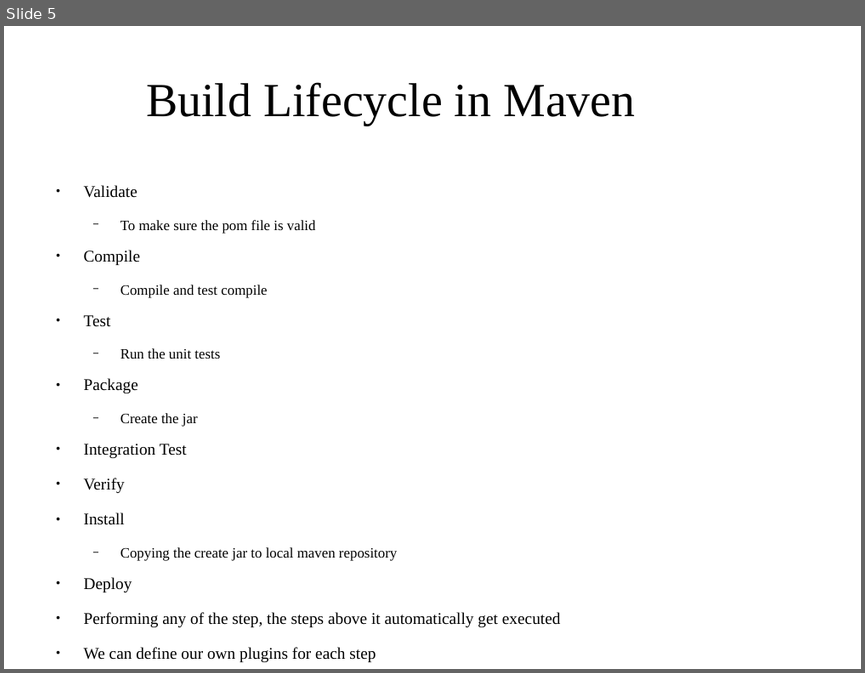
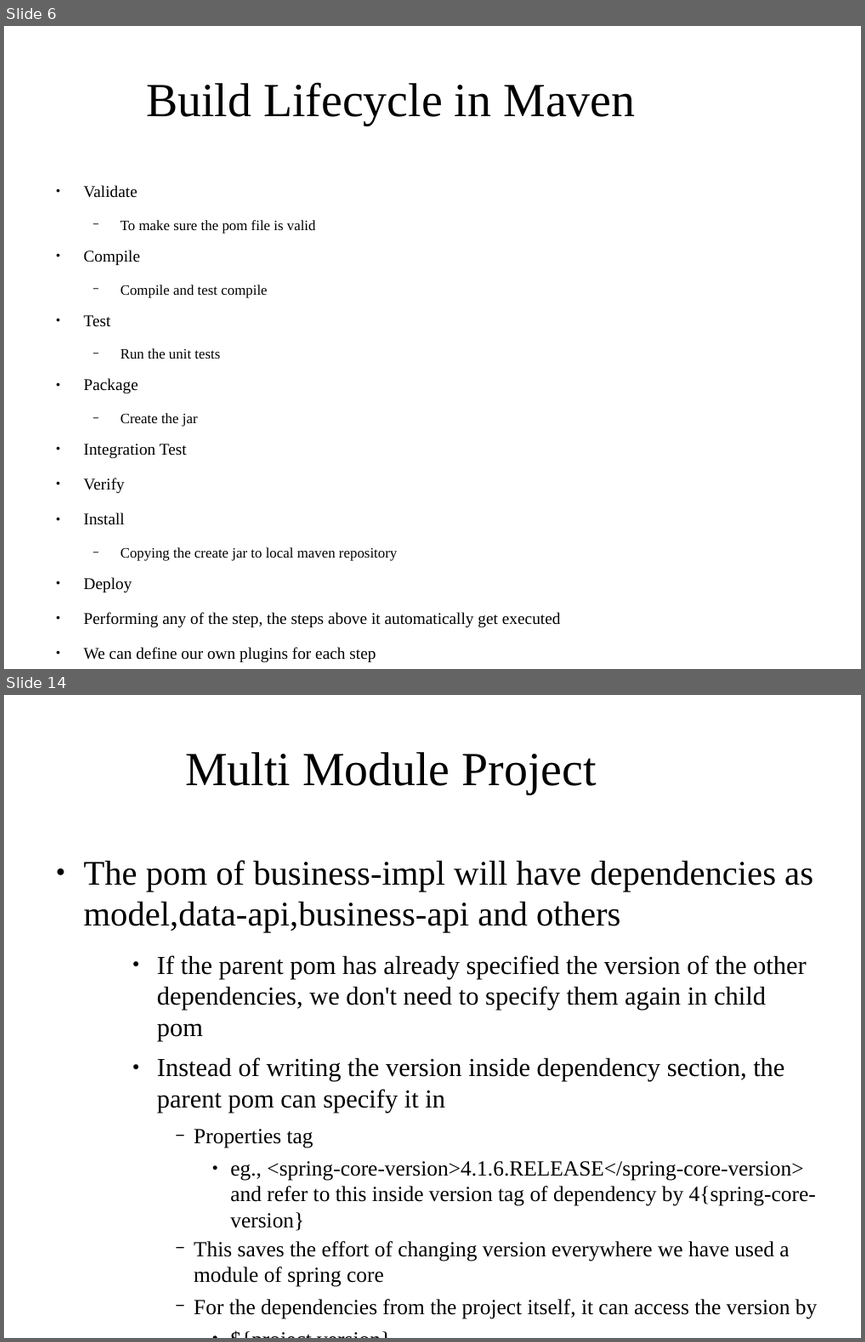
Before and after one commit to shikha-desai/Internship_PreWork, a slide deck: Maven/Maven_Notes.odp. Shown one above the other, each under a label of ours: slide 5 before the commit, slides 6 and 14 after it; the slides between them are not shown. The pictures are 865x673 and 865x1342 pixels, drawn with LibreOffice and Linux fonts; fonts in the diff are those of the drawing; background and template pictures are left out. Boxes give left, top, right and bottom in pixels: in the first picture for what was removed or moved away, otherwise in the second. Text is boxed around its words. In the diff, an @@ line names an element or a change of style, - is before the commit and + after.

```diff
--- a/Maven/Maven_Notes.odp
+++ b/Maven/Maven_Notes.odp
@@ slide 14 added at [4, 695, 861, 1338], background picture (left out) @@
@@ title added at [185, 752, 596, 794], 44 pt, text #000000 @@
+Multi Module Project
@@ text added at [84, 860, 817, 1319], 20 pt, text #000000 @@
+● The pom of business-impl will have dependencies as model,data-api,business-api and others
+    ● If the parent pom has already specified the version of the other dependencies, we don't need to specify them again in child pom
+    ● Instead of writing the version inside dependency section, the parent pom can specify it in
+      − Properties tag
+        ● eg., <spring-core-version>4.1.6.RELEASE</spring-core-version> and refer to this inside version tag of dependency by 4{spring-core-version}
+      − This saves the effort of changing version everywhere we have used a module of spring core
+      − For the dependencies from the project itself, it can access the version by
+        ● ${project.version}
@@ what was slide 5 is now slide 6 @@
```
Also in this commit, not shown: 3 slides changed, 7 other slides added, 1 slide removed, 1 other file.
